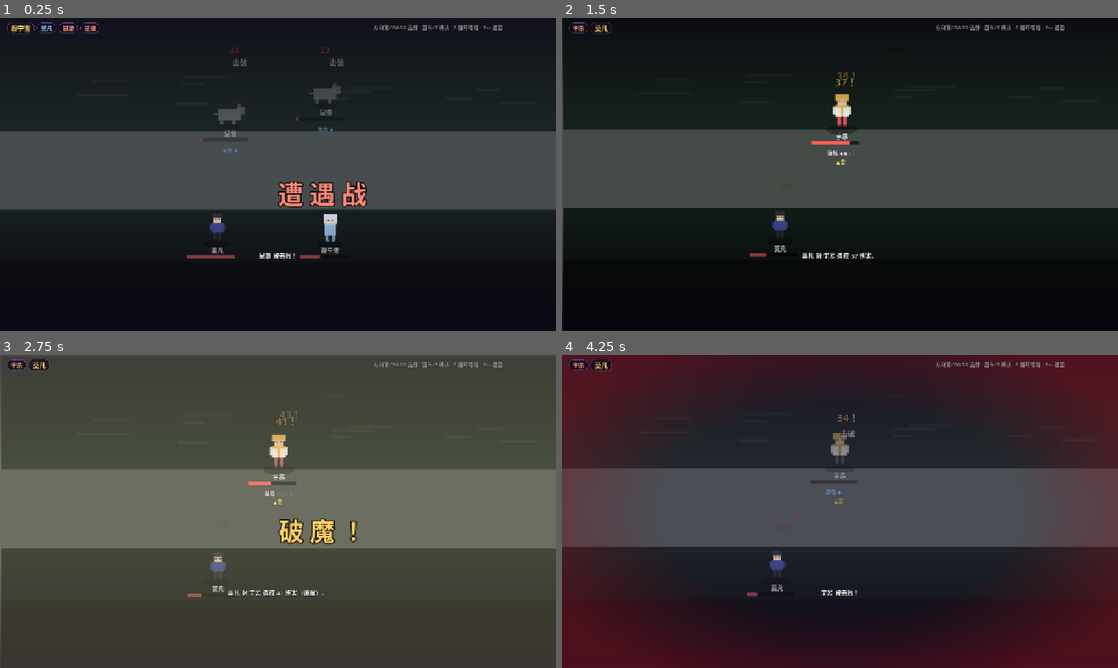
Above: before the commit, frames 1-4 (two rows, left to right).
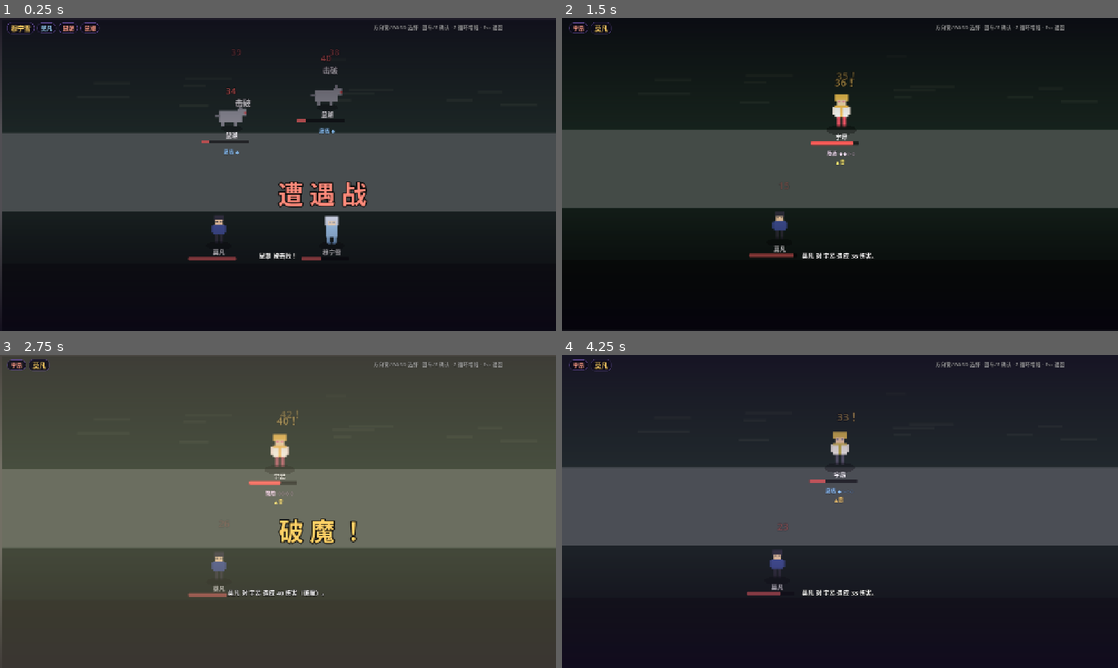
Above: after the commit, the same moments.

Repository: Lydocan/FullTimeMagic
Game: Godot game, scene res://tools/smoke_test.tscn
Two runs of this game, one before a commit and one after it. Both use one fixed random seed, a clock stepped at 60 frames per second and the inputs below. This scene is started directly instead of the project's main scene.
Inputs (mouse positions are in pixels of both pictures, inside the frame that each line leads up to):
- Up to frame 1 (0.25 s): no input
- Up to frame 2 (1.5 s): tap Enter (ui_accept) at 0.5, 0.77 s; move the mouse to (962, 158) at 0.52 s; hold D (move_right) 0.53-1.28 s; tap Space (attack) at 0.6, 1.35 s; click (962, 158) at 0.67 s; move the mouse to (728, 190) at 1.27 s; hold S (move_down) from 1.28 s (still down)
- Up to frame 3 (2.75 s): tap Enter (ui_accept) at 1.52 s; move the mouse to (333, 442) at 2.02 s; release S (move_down) at 2.03 s; hold D (move_right) from 2.03 s (still down); hold Z (boost_cycle) from 2.03 s (still down); tap Space (attack) at 2.3 s
- Up to frame 4 (4.25 s): move the mouse to (812, 574) at 2.77 s; release D (move_right) at 2.78 s; release Z (boost_cycle) at 2.78 s; hold W (move_up) 2.78-3.53 s; tap E (interact) at 2.85 s; click (812, 574) at 2.92 s; tap Enter (ui_accept) at 3.02, 3.77 s; tap Space (attack) at 3.05, 3.6 s; move the mouse to (1006, 558) at 3.52 s; hold A (move_left) from 3.53 s (still down)

The runs differ from the first frame. In frame 1, 2.8% of the frame differs, in the area x 0-100%, y 9-90%; in frame 2, 0.6%; in frame 3, 0.5%; in frame 4, 35%, in the area x 0-100%, y 0-100%.

Commit message:
feat: 怪物技能表系统与难度强化——攻击增强、多技能配置、元素演出
难度强化（延续上轮平衡：突出"艰难对抗"）：
- 普攻增强：鼠潮~9/狼~14/狼王~18/宇昂~16（原 6/11/15/13）
- Boss 战承伤压力到位：防御与嗑药成为必需品

技能表系统（monster_data 新增 element + skills，替换旧单技能字段）：
- 普攻「撞击」兜底，技能逐技掷骰先中先用；Boss 多技能各自独立概率
- 每技可配威力/概率/全体/附加状态/状态概率，数据驱动扩展新怪
- 技能施放按元素色全屏闪光（雷紫/火红/野性白）+ 重震

技能配置：鼠潮·撕咬 / 狼·独眼魔光(60%麻痹) / 狼王·咆哮AoE+雷霆扑杀 /
宇昂·炎爆+连珠火弹

顺带：
- 修复敌方演出重复 lunge；generate_data.gd 同步新格式新数值（防重跑冲掉平衡）
- 四怪 .tres 迁移至技能表（无头验证解析通过）；冒烟 109 项全过

Co-Authored-By: Claude <noreply@anthropic.com>

Diff:
--- a/resources/monsters/one_eye_wolf.tres
+++ b/resources/monsters/one_eye_wolf.tres
@@ -7,20 +7,25 @@
 id = "one_eye_wolf"
 monster_name = "独眼魔狼"
 tier_name = "战将级"
-max_hp = 60
+element = 2
+max_hp = 110
 speed = 10
 attack = 10
-defense = 3
+defense = 4
 shield = 2
 weaknesses = [2]
-xp_value = 20
+xp_value = 6
 gold_value = 15
 essence_id = "essence_lightning"
 essence_chance = 0.4
 texture_path = "res://assets/images/monster_wolf.png"
 sprite_scale = 2.2
-attack_power = 13
-special_name = "独眼魔光"
-special_power = 18
-special_chance = 0.25
-special_status = "paralyze"
+attack_power = 14
+skills = [{
+"name": "独眼魔光",
+"power": 18,
+"chance": 0.25,
+"target_all": false,
+"status": "paralyze",
+"status_chance": 0.6
+}]
--- a/resources/monsters/rat_swarm.tres
+++ b/resources/monsters/rat_swarm.tres
@@ -6,11 +6,23 @@
 script = ExtResource("1_7osbs")
 id = "rat_swarm"
 monster_name = "鼠潮"
-max_hp = 26
+tier_name = "奴仆级"
+element = -1
+max_hp = 45
 speed = 7
-defense = 1
+attack = 9
+defense = 2
 weaknesses = [0]
+xp_value = 2
 gold_value = 6
 texture_path = "res://assets/images/monster_rat.png"
 sprite_scale = 2.4
-special_name = "噬咬"
+attack_power = 11
+skills = [{
+"name": "撕咬",
+"power": 14,
+"chance": 0.25,
+"target_all": false,
+"status": "",
+"status_chance": 0.0
+}]
--- a/resources/monsters/wolf_alpha.tres
+++ b/resources/monsters/wolf_alpha.tres
@@ -7,21 +7,32 @@
 id = "wolf_alpha"
 monster_name = "独眼魔狼王"
 tier_name = "统领级"
-max_hp = 160
+element = 2
+max_hp = 400
 speed = 11
 attack = 12
-defense = 5
+defense = 6
 shield = 3
 weaknesses = [2, 0]
-xp_value = 60
+xp_value = 25
 gold_value = 60
 essence_id = "essence_lightning"
 essence_chance = 1.0
 texture_path = "res://assets/images/monster_wolf.png"
 sprite_scale = 2.8
-attack_power = 18
-special_name = "狼王咆哮"
-special_power = 20
-special_chance = 0.3
-special_target_all = true
-special_status = "burn"
+attack_power = 19
+skills = [{
+"name": "狼王咆哮",
+"power": 20,
+"chance": 0.3,
+"target_all": true,
+"status": "burn",
+"status_chance": 0.5
+}, {
+"name": "雷霆扑杀",
+"power": 26,
+"chance": 0.25,
+"target_all": false,
+"status": "",
+"status_chance": 0.0
+}]
--- a/resources/monsters/yu_ang.tres
+++ b/resources/monsters/yu_ang.tres
@@ -7,21 +7,32 @@
 id = "yu_ang"
 monster_name = "宇昂"
 tier_name = "战将级"
-max_hp = 260
+element = 0
+max_hp = 380
 speed = 10
-attack = 11
-defense = 5
+attack = 13
+defense = 6
 shield = 4
 weaknesses = [2]
-xp_value = 50
+xp_value = 20
 gold_value = 80
 essence_id = ""
 essence_chance = 0.0
 texture_path = "res://assets/images/char_yuang.png"
 sprite_scale = 2.6
-attack_power = 16
-special_name = "炎爆"
-special_power = 22
-special_chance = 0.3
-special_target_all = false
-special_status = "burn"
+attack_power = 17
+skills = [{
+"name": "炎爆",
+"power": 25,
+"chance": 0.3,
+"target_all": false,
+"status": "burn",
+"status_chance": 0.5
+}, {
+"name": "连珠火弹",
+"power": 15,
+"chance": 0.25,
+"target_all": true,
+"status": "",
+"status_chance": 0.0
+}]
--- a/src/battle/battle.gd
+++ b/src/battle/battle.gd
@@ -986,27 +986,33 @@
 	_phase = Phase.ENEMY
 	await _pause(0.3)
 	var d: MonsterData = e["data"]
-	var use_special: bool = d.special_name != "" and randf() < d.special_chance
-	var power: int = d.special_power if use_special else d.attack_power
-	var skill: String = d.special_name if use_special else "撞击"
-	_log("%s 使用「%s」！" % [d.monster_name, skill])
+	# 技能判定：普攻兜底，技能表逐技掷骰先中先用（小怪一技，Boss 多技）
+	var use_skill := false
+	var skill: Dictionary = {"name": "撞击", "power": d.attack_power, "chance": 1.0,
+			"target_all": false, "status": "", "status_chance": 0.0, "element": d.element}
+	for s in d.skills:
+		if randf() < float(s.get("chance", 0.2)):
+			skill = s
+			use_skill = true
+			break
+	_log("%s 使用「%s」！" % [d.monster_name, skill["name"]])
 	var targets: Array = _alive_members()
 	if targets.is_empty():
 		return
-	var victims: Array = targets if (use_special and d.special_target_all) else [targets.pick_random()]
-	# 攻击演出：扑向首个受害者；特技红光警示 + 重震，压迫感拉满
+	var victims: Array = targets if skill.get("target_all", false) else [targets.pick_random()]
+	# 攻击演出：扑向首个受害者；技能按元素色闪光警示，压迫感拉满
 	var victim: CharacterState = victims[0]
 	var victim_actor := _party_actors[_party.find(victim)]
 	var attacker: BattleActorScript = e["actor"]
 	var dir: Vector2 = (victim_actor.global_position - attacker.global_position).normalized()
 	attacker.lunge(dir)
-	attacker.lunge(dir)
-	if use_special:
-		_flash_screen(Color(0.8, 0.1, 0.1, 0.22), 0.4)
+	if use_skill:
+		var tint: Color = GameTypes.element_color(int(skill.get("element", d.element)))
+		_flash_screen(Color(tint.r, tint.g, tint.b, 0.2), 0.4)
 		_shake(5.0)
 	await _pause(0.16)
 	for m in victims:
-		var raw: float = (power + d.attack * 0.3) * randf_range(0.9, 1.1) - m.defense * 1.2
+		var raw: float = (skill["power"] + d.attack * 0.3) * randf_range(0.9, 1.1) - m.defense * 1.2
 		var dmg := maxi(1, roundi(raw))
 		if m.defending:
 			dmg = maxi(1, roundi(dmg * 0.5))
@@ -1015,9 +1021,10 @@
 		var actor := _party_actors[_party.find(m)]
 		actor.hurt()
 		_popup(actor.position + Vector2(0, -actor._half_h), str(dmg), COL_DMG, 22)
-		_shake(6.0 if not use_special else 9.0)
-		if use_special and d.special_status != "" and randf() < 0.35:
-			match d.special_status:
+		_shake(6.0 if not use_skill else 9.0)
+		var status: String = skill.get("status", "")
+		if status != "" and randf() < float(skill.get("status_chance", 1.0)):
+			match status:
 				"burn":
 					m.burn_turns = 2
 					_log("%s 被点燃！" % m.char_name)
--- a/src/data/character_state.gd
+++ b/src/data/character_state.gd
@@ -131,6 +131,7 @@
 ## 获得修为（点亮星子）。返回事件列表：
 ## [{"type":"dust"},{"type":"star","stage":..,"star":..},{"type":"bottleneck"}]
 ## 瓶颈期修为无法继续注入（需先突破）。
+## 星子连线即"脱胎换骨"：当场回满 HP/MP（升阶回血的规则锚点）。
 func gain_xp(element: int, amount: int) -> Array:
 	var events: Array = []
 	if not ranks.has(element) or amount <= 0:
@@ -144,6 +145,7 @@
 		r["dust"] -= GameTypes.STARDUST_PER_STAR
 		r["star"] += 1
 		events.append({"type": "star", "element": element, "stage": r["stage"], "star": r["star"]})
+		full_restore()
 	if r["star"] >= GameTypes.STARS_PER_STAGE - 1 and r["dust"] >= GameTypes.STARDUST_PER_STAR:
 		r["dust"] = GameTypes.STARDUST_PER_STAR
 		r["bottleneck"] = true
@@ -151,7 +153,7 @@
 	return events
 
 
-## 突破晋升（需处于瓶颈）。成功后进入下一阶一星。
+## 突破晋升（需处于瓶颈）。成功后进入下一阶一星，气血充盈回满状态。
 func breakthrough(element: int) -> bool:
 	if not is_bottleneck(element):
 		return false
@@ -160,6 +162,7 @@
 	r["star"] = 0
 	r["dust"] = 0
 	r["bottleneck"] = false
+	full_restore()
 	return true
 
 
--- a/src/data/monster_data.gd
+++ b/src/data/monster_data.gd
@@ -6,6 +6,8 @@
 @export var monster_name: String = ""
 ## 妖魔等级：奴仆级 / 战将级 / 统领级 / 君主级（对照玩家位阶，见 docs/world.md）。
 @export var tier_name: String = "奴仆级"
+## 元素归属（GameTypes.Element；-1 = 野性无属）。技能名与施法特效配色用。
+@export var element: int = -1
 @export var max_hp: int = 30
 @export var speed: int = 5
 @export var attack: int = 6
@@ -22,11 +24,9 @@
 @export_range(0.0, 1.0) var essence_chance: float = 0.0
 @export var texture_path: String = ""
 @export var sprite_scale: float = 1.0
-## 敌方普攻与特殊技能。
+## 普攻威力（技能未命中时的兜底攻击「撞击」）。
 @export var attack_power: int = 8
-@export var special_name: String = ""
-@export var special_power: int = 12
-@export_range(0.0, 1.0) var special_chance: float = 0.2
-@export var special_target_all: bool = false
-## 特殊技能附加状态："burn" / "paralyze"。
-@export var special_status: String = ""
+## 技能表，与自身元素匹配：小怪一技，Boss/关键对手多技。每项：
+## {"name", "power", "chance"(发动概率，逐技掷骰先中先用), "target_all",
+##  "status"("burn"/"paralyze"/""), "status_chance"(命中后附加状态的概率)}
+@export var skills: Array = []
--- a/tools/generate_data.gd
+++ b/tools/generate_data.gd
@@ -65,33 +65,61 @@
 
 
 func _gen_monsters() -> void:
+	# 数值与 resources/monsters/*.tres 保持同步（2026-09-03 平衡调整：修为产出
+	# 收紧、怪物增厚、技能表制——小怪一技，Boss 多技，元素与自身匹配）
 	_monster({
 		"id": "rat_swarm", "monster_name": "鼠潮", "tier_name": "奴仆级",
-		"max_hp": 26, "speed": 7, "attack": 6, "defense": 1, "shield": 1,
+		"element": -1,
+		"max_hp": 45, "speed": 7, "attack": 9, "defense": 2, "shield": 1,
 		"weaknesses": [GameTypes.Element.FIRE],
-		"xp_value": 8, "gold_value": 6,
-		"texture_path": "res://assets/images/monster_rat.png",
-		"attack_power": 8, "special_name": "噬咬", "special_power": 12, "special_chance": 0.2,
+		"xp_value": 2, "gold_value": 6,
+		"texture_path": "res://assets/images/monster_rat.png", "sprite_scale": 2.4,
+		"attack_power": 11,
+		"skills": [{"name": "撕咬", "power": 14, "chance": 0.25,
+			"target_all": false, "status": "", "status_chance": 0.0}],
 	})
 	_monster({
 		"id": "one_eye_wolf", "monster_name": "独眼魔狼", "tier_name": "战将级",
-		"max_hp": 60, "speed": 10, "attack": 10, "defense": 3, "shield": 2,
+		"element": GameTypes.Element.LIGHTNING,
+		"max_hp": 110, "speed": 10, "attack": 10, "defense": 4, "shield": 2,
 		"weaknesses": [GameTypes.Element.LIGHTNING],
-		"xp_value": 20, "gold_value": 15,
+		"xp_value": 6, "gold_value": 15,
 		"essence_id": "essence_lightning", "essence_chance": 0.4,
-		"texture_path": "res://assets/images/monster_wolf.png",
-		"attack_power": 13, "special_name": "独眼魔光", "special_power": 18,
-		"special_chance": 0.25, "special_status": "paralyze",
+		"texture_path": "res://assets/images/monster_wolf.png", "sprite_scale": 2.2,
+		"attack_power": 14,
+		"skills": [{"name": "独眼魔光", "power": 18, "chance": 0.25,
+			"target_all": false, "status": "paralyze", "status_chance": 0.6}],
 	})
 	_monster({
 		"id": "wolf_alpha", "monster_name": "独眼魔狼王", "tier_name": "统领级",
-		"max_hp": 160, "speed": 11, "attack": 12, "defense": 5, "shield": 3,
+		"element": GameTypes.Element.LIGHTNING,
+		"max_hp": 400, "speed": 11, "attack": 12, "defense": 6, "shield": 3,
 		"weaknesses": [GameTypes.Element.LIGHTNING, GameTypes.Element.FIRE],
-		"xp_value": 60, "gold_value": 60,
+		"xp_value": 25, "gold_value": 60,
 		"essence_id": "essence_lightning", "essence_chance": 1.0,
-		"texture_path": "res://assets/images/monster_wolf.png", "sprite_scale": 1.6,
-		"attack_power": 18, "special_name": "狼王咆哮", "special_power": 20,
-		"special_chance": 0.3, "special_target_all": true, "special_status": "burn",
+		"texture_path": "res://assets/images/monster_wolf.png", "sprite_scale": 2.8,
+		"attack_power": 19,
+		"skills": [
+			{"name": "狼王咆哮", "power": 20, "chance": 0.3,
+				"target_all": true, "status": "burn", "status_chance": 0.5},
+			{"name": "雷霆扑杀", "power": 26, "chance": 0.25,
+				"target_all": false, "status": "", "status_chance": 0.0},
+		],
+	})
+	_monster({
+		"id": "yu_ang", "monster_name": "宇昂", "tier_name": "战将级",
+		"element": GameTypes.Element.FIRE,
+		"max_hp": 380, "speed": 10, "attack": 13, "defense": 6, "shield": 4,
+		"weaknesses": [GameTypes.Element.LIGHTNING],
+		"xp_value": 20, "gold_value": 80,
+		"texture_path": "res://assets/images/char_yuang.png", "sprite_scale": 2.6,
+		"attack_power": 17,
+		"skills": [
+			{"name": "炎爆", "power": 25, "chance": 0.3,
+				"target_all": false, "status": "burn", "status_chance": 0.5},
+			{"name": "连珠火弹", "power": 15, "chance": 0.25,
+				"target_all": true, "status": "", "status_chance": 0.0},
+		],
 	})
 
 
--- a/tools/smoke_test.gd
+++ b/tools/smoke_test.gd
@@ -60,8 +60,10 @@
 	var m := PartySetup.mo_fan()
 	_check(m.stage_of(GameTypes.Element.LIGHTNING) == 0, "莫凡雷系初阶")
 	_check(m.star_of(GameTypes.Element.LIGHTNING) == 0, "莫凡雷系一星")
+	m.change_hp(-30)
 	m.gain_xp(GameTypes.Element.LIGHTNING, 7)
 	_check(m.star_of(GameTypes.Element.LIGHTNING) == 1, "+7 修为 → 二星")
+	_check(m.hp == m.eff_max_hp() and m.mp == m.eff_max_mp(), "星子连线脱胎换骨：状态回满")
 	_check(m.eff_max_hp() == 90 + 7 * 6, "星子加成：HP 90+42")
 	_check(m.rank_label(GameTypes.Element.LIGHTNING) == "雷系·初阶二星", "位阶文本")
 	m.gain_xp(GameTypes.Element.LIGHTNING, 7)
